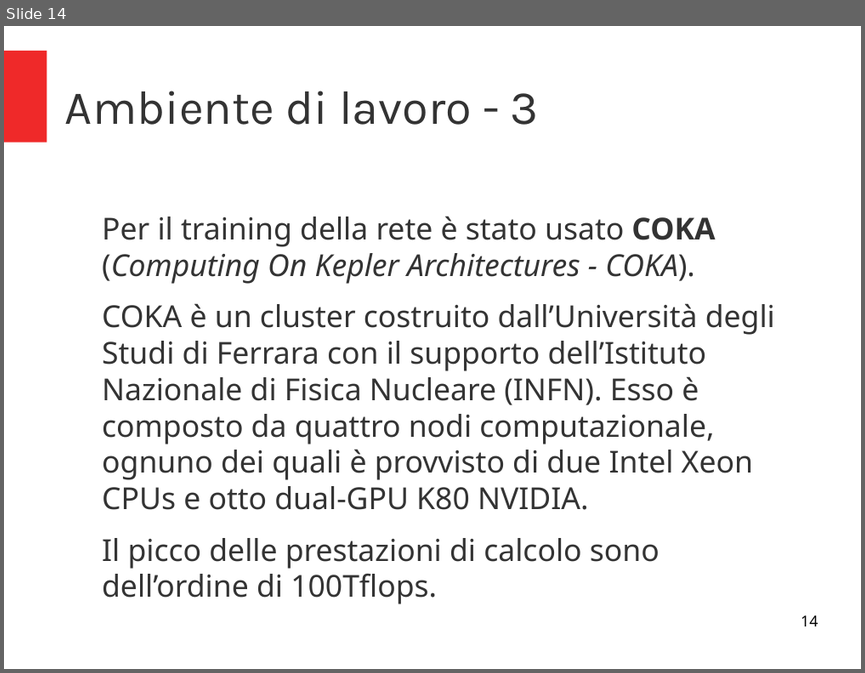
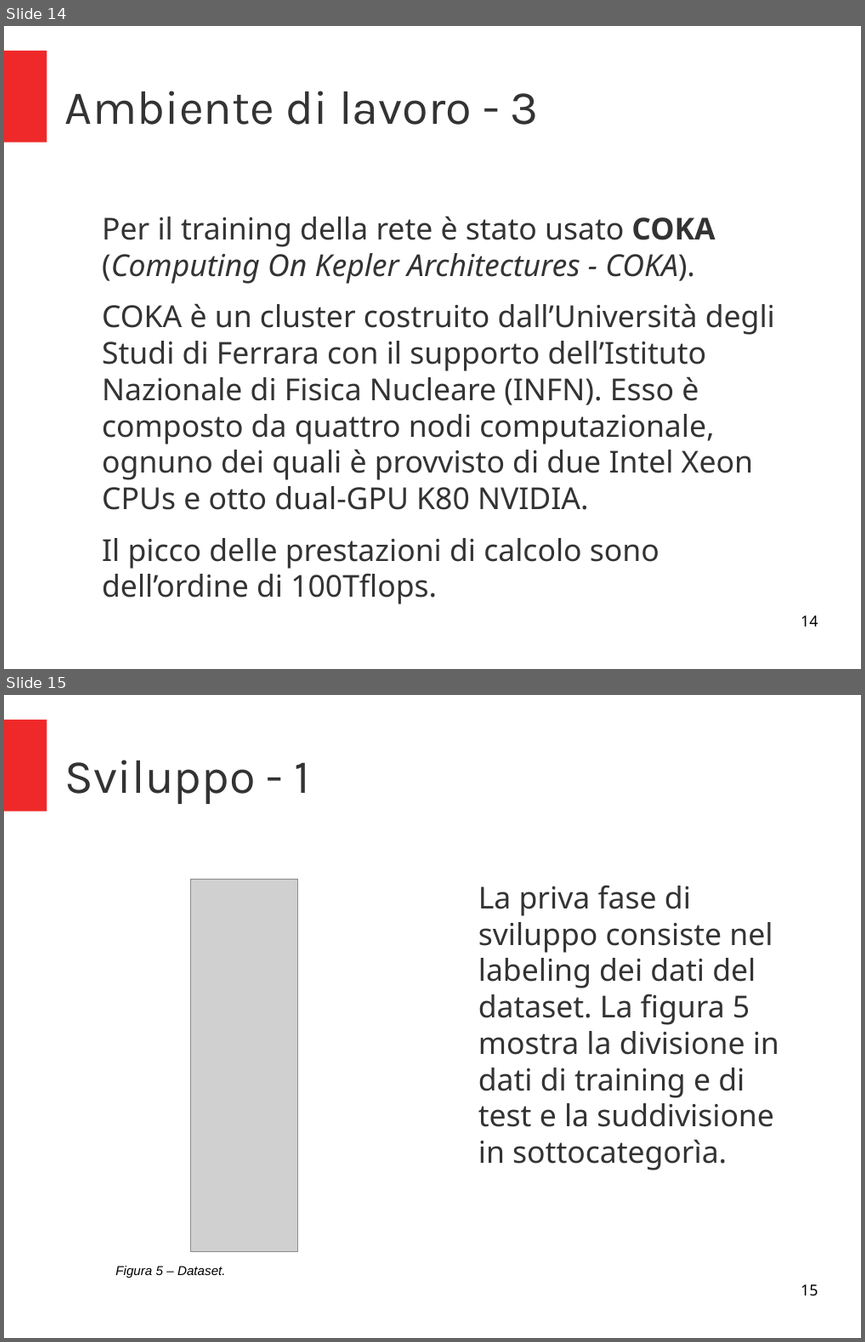
Before and after one commit to micheleFraccaroli/Progetto_IA, a slide deck: Presentazione/Press.odp. Shown one above the other, each under a label of ours: slide 14 before the commit, slides 14 and 15 after it. The pictures are 865x673 and 865x1342 pixels, drawn with LibreOffice and Linux fonts; fonts in the diff are those of the drawing; grey boxes stand for pictures. Boxes give left, top, right and bottom in pixels: in the first picture for what was removed or moved away, otherwise in the second. Text is boxed around its words. In the diff, an @@ line names an element or a change of style, - is before the commit and + after.

Commit message:
Fatta presentazione, modificato il batch_size per essere un divisore del numero di dati di training

```diff
--- a/Presentazione/Press.odp
+++ b/Presentazione/Press.odp
@@ slide 15 added at (4, 695, 861, 1338), background #FFFFFF; not listed: 1 template element that a slide beside it also shows @@
@@ title added at (65, 760, 310, 804), 44 pt, text #333333 @@
+Sviluppo - 1
@@ picture added at (191, 879, 298, 1252) @@
@@ text added at (478, 885, 779, 1170), 28 pt, text #333333 @@
+La priva fase di sviluppo consiste nel labeling dei dati del dataset. La figura 5 mostra la divisione in dati di training e di test e la suddivisione in sottocategorìa.
@@ text added at (115, 1265, 226, 1277), 12 pt, text #000000, italic @@
+Figura 5 – Dataset.
@@ page number added at (800, 1284, 817, 1296), 14 pt, text #000000 @@
+15
```
Also in this commit, not shown: 7 slides changed, 1 other slide added, 9 other files.
